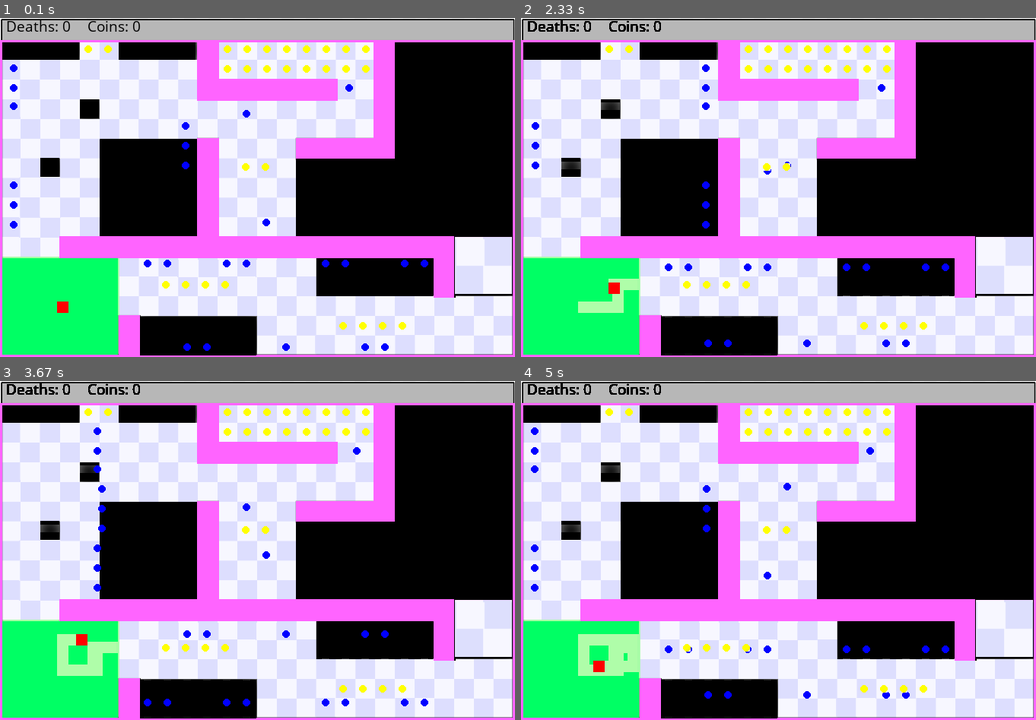
Above: before the commit, frames 1-4 (two rows, left to right).
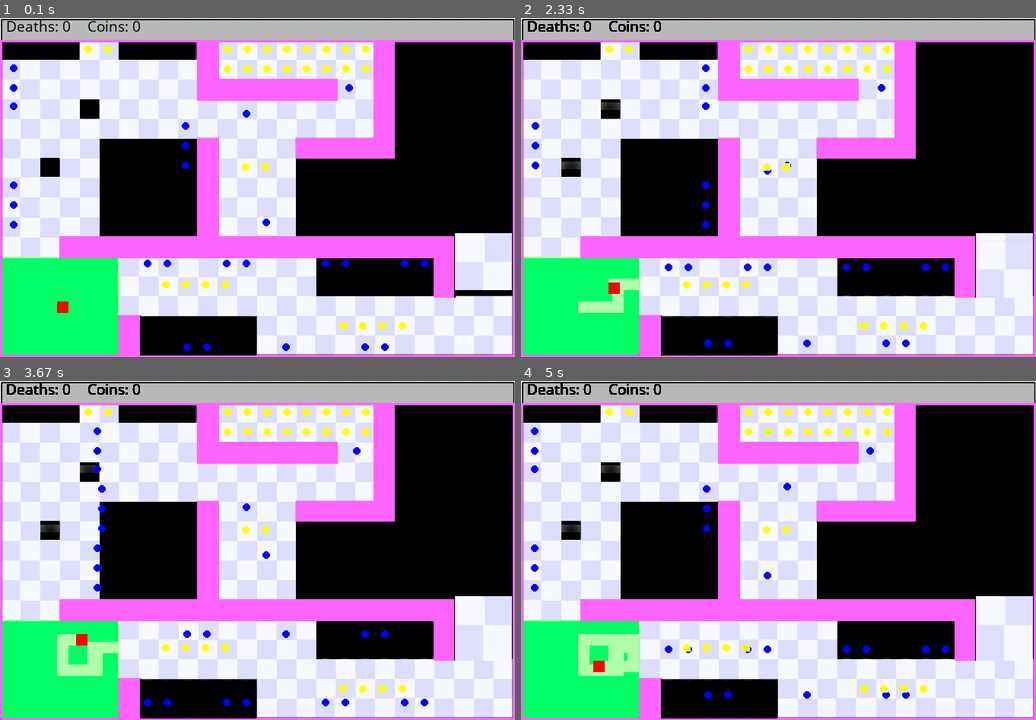
Above: after the commit, the same moments.

Repository: amangla20/CS550
Game: pygame game, started from WorldsHardestGame/worldshardest.py
The game is run twice, just before and just after one commit, with the same random seed, the same clock (stepped at 60 frames per second) and the same inputs.
Inputs (mouse positions are in pixels of both pictures, inside the frame that each line leads up to):
- Up to frame 1 (0.1 s): no input
- Up to frame 2 (2.33 s): hold Right 0.33-0.8 s; move the mouse to (757, 201) at 0.37 s; hold Up 0.83-1.13 s; hold Right 1.17-1.63 s; hold Left 1.67-2.2 s; hold Down from 2.23 s (still down)
- Up to frame 3 (3.67 s): release Down at 2.53 s; hold Left 2.57-2.97 s; hold Up 3-3.37 s; hold Right from 3.4 s (still down)
- Up to frame 4 (5 s): release Right at 4.03 s; hold Down 4.07-4.43 s; hold Left 4.47-4.93 s; hold Right from 4.97 s (still down)

The runs differ from the first frame. In frame 1, 0.3% of the frame differs, in the area x 88-100%, y 63-82%; in frame 2, 0.3%; in frame 3, 0.3%; in frame 4, 0.3%.

Commit message:
trying my dude

Diff:
--- a/WorldsHardestGame/init_balls.py
+++ b/WorldsHardestGame/init_balls.py
@@ -46,6 +46,7 @@
 				self.speed = -1 * self.speed
 			self.rect = self.image.get_rect()
 			self.rect = self.rect.move(self.posx, self.posy + self.speed)
+			return self.rect
 
 	def oscillate_vertical(self):
 			if self.posy >= self.lowerlim:
--- a/WorldsHardestGame/worldshardest.py
+++ b/WorldsHardestGame/worldshardest.py
@@ -4,7 +4,7 @@
 import csv
 from player2 import Player
 import math
-
+# ADD THE Q QUIT FEATURE AND TWEAK START AND END SCREEN
 pygame.display.init()
 pygame.init()
 Clock = pygame.time.Clock()
@@ -171,9 +171,9 @@
 		if ball.kind >= 4:
 			print(ball.posx, " moving block x")
 			print(ball.posy, "moving block y")
-			surface.blit(ball.image, (ball.posx, ball.posy))
-			ball.oscillate_direction()
 			# surface.blit(ball.image, (ball.posx, ball.posy))
+			surface.blit(ball.image, ball.oscillate_direction())
+			#surface.blit(ball.image, (ball.posx, ball.posy))
 
 
 	for event in pygame.event.get():
